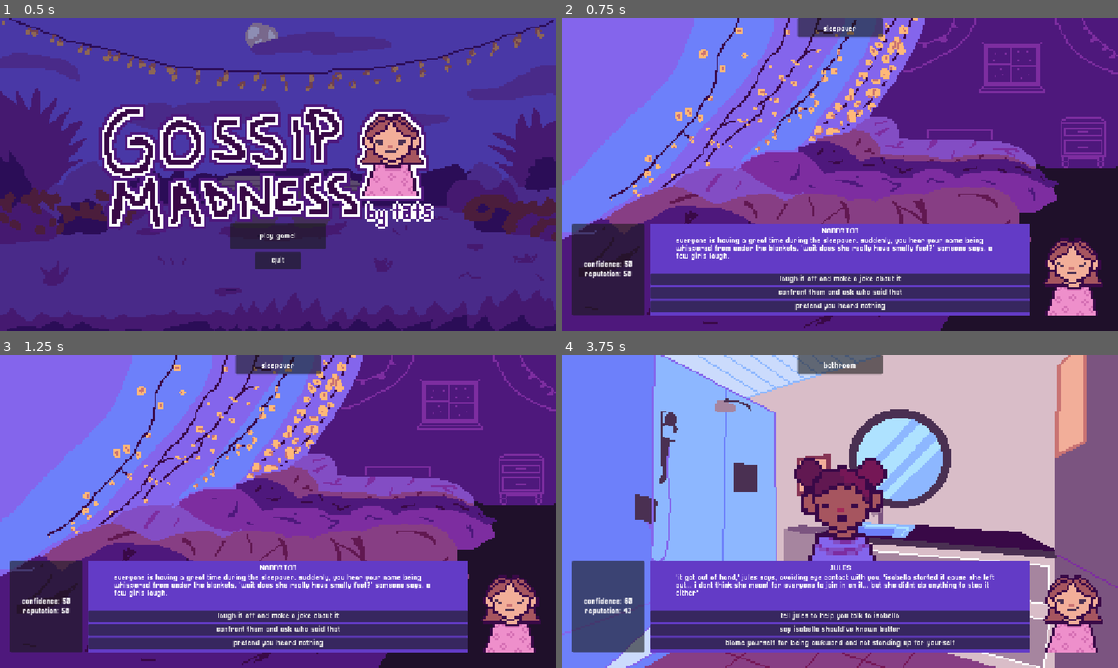
Above: before the commit, frames 1-4 (two rows, left to right).
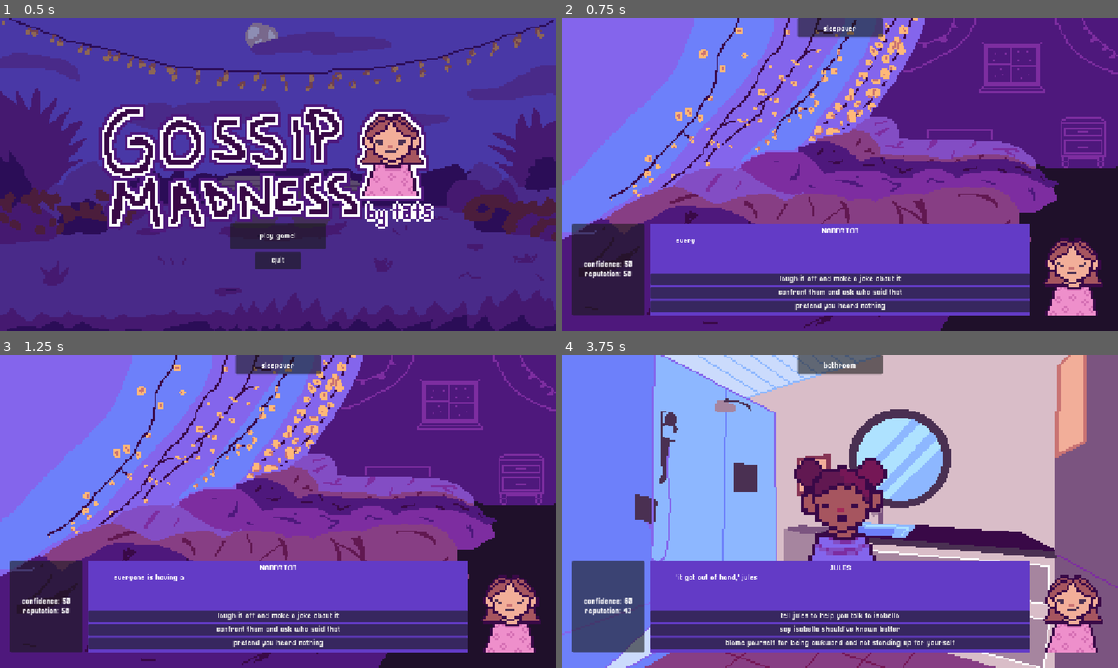
Above: after the commit, the same moments.

Repository: itsbeesfan/gossip-madness
Game: Godot game, scene res://scenes/start.tscn
Two runs of this game, one before a commit and one after it. Both use one fixed random seed, a clock stepped at 60 frames per second and the inputs below.
Inputs:
- Up to frame 1 (0.5 s): no input
- Up to frame 2 (0.75 s): click "play game!" at 0.5 s
- Up to frame 3 (1.25 s): no input
- Up to frame 4 (3.75 s): click "confront them and ask who sai…" at 1.25 s; click "go quiet." at 2 s; click "go with jules" at 2.75 s; click "breathe in and steady yourself" at 3.5 s

Frame 1 is identical in both runs. In frame 2, 1.1% of the frame differs, in the area x 20-78%, y 70-78%; in frame 3, 1.1%; in frame 4, 1.0%.

Commit message:
slow dialogue appearing 😃

Diff:
--- a/gossip-madness/scripts/main.gd
+++ b/gossip-madness/scripts/main.gd
@@ -32,6 +32,11 @@
 @onready var jules_sprite = preload("res://avatars/jules.png")
 @onready var ariana_sprite = preload("res://avatars/ariana.png")
 
+# pokemon type text idek broki
+var is_typing = false
+var full_text = ""
+var typing_speed = 0.03
+
 var story = {
 	"scene_1": {
 		"location": "sleepover",
@@ -175,11 +180,28 @@
 	update_background(node["location"])
 	update_location_label(node["location"])
 	update_speaker(node["speaker"])
-	story_text.text = node["text"]
+	start_typing(node["text"])
 
 	for choice in node["choices"]:
 		create_choice_button(choice)
 
+
+func start_typing(text_to_show):
+	full_text = text_to_show
+	is_typing = true
+
+	story_text.text = full_text
+	story_text.visible_characters = 0
+
+	for i in range(full_text.length() + 1):
+		story_text.visible_characters = i
+
+		if not is_typing:
+			story_text.visible_characters = -1
+			return
+
+		await get_tree().create_timer(typing_speed).timeout
+	is_typing = false
 
 func clear_choices():
 	for child in choices_box.get_children():
